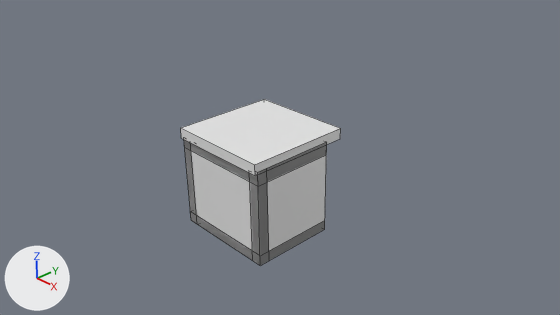
The Blender file Art/oven.blend, before and after one commit.
One viewpoint serves both versions: the file's camera 'Camera'. The lights are fixed; the arrows at lower left show +X, +Y and +Z. Mesh edges are drawn as thin lines.
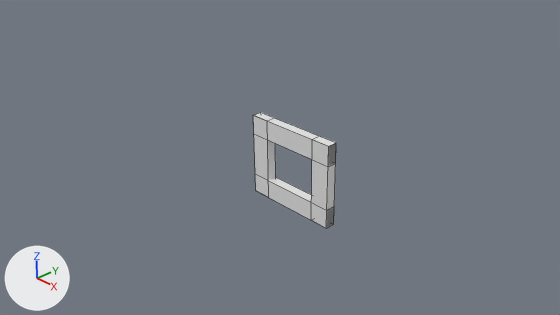
The change in detail:
Object 'Cube.001' (ob_cube_001) now shows me_cube_007 instead of me_cube_008.
Object 'Cube.001' (ob_cube_001) moves from (0.0, -0.15, 0.7) to (0.0, 0.8, 0.55).
Object 'Cube.001' (ob_cube_001) is rescaled from (1.0, 0.8, 0.1) to (1.0, 0.1, 0.2).
Object 'Cube' (ob_cube) now shows me_cube_007 instead of me_cube_008.
Object 'Cube' (ob_cube) moves from (0.0, -0.15, -0.85) to (0.0, 0.8, -0.75).
Object 'Cube' (ob_cube) is rescaled from (1.0, 0.8, 0.1) to (1.0, 0.1, 0.2).
Object 'Cube.007' (ob_cube_007) now shows me_cube_003 instead of me_cube_007.
Object 'Cube.007' (ob_cube_007) moves from (0.0, -0.85, -0.05) to (0.9, -0.15, -0.05).
Object 'Cube.007' (ob_cube_007) is rescaled from (1.0, 0.1, 0.9) to (0.1, 0.8, 0.9).
Object 'Cube.007' (ob_cube_007) is now hidden.
Object 'Cube.004' (ob_cube_004) now shows me_cube_007 instead of me_cube_003.
Object 'Cube.004' (ob_cube_004) moves from (-0.9, -0.15, -0.05) to (-0.8, 0.8, -0.1).
Object 'Cube.004' (ob_cube_004) is rescaled from (0.1, 0.8, 0.9) to (0.2, 0.1, 0.85).
Object 'Cube.006' (ob_cube_006) is now hidden.
Object 'Cube.002' (ob_cube_002) now shows me_cube_007 instead of me_cube_003.
Object 'Cube.002' (ob_cube_002) moves from (0.9, -0.15, -0.05) to (0.8, 0.8, -0.1).
Object 'Cube.002' (ob_cube_002) is rescaled from (0.1, 0.8, 0.9) to (0.2, 0.1, 0.85).

What differs and where, as boxes (x1, y1, x2, y2) in the pictures (560 x 315 px):
'Cube.006', hidden
    before: (181, 99, 341, 176)
'Cube.002', reshaped, moved, rescaled (67% narrower, 26% shorter)
    before: (250, 142, 327, 265)
    after: (311, 136, 336, 227)
'Cube.007', hidden
    before: (184, 141, 269, 266)
'Cube', reshaped, moved, rescaled
    before: (191, 213, 325, 265)
    after: (255, 174, 334, 228)
'Cube.001', reshaped, moved, rescaled
    before: (184, 142, 327, 185)
    after: (253, 116, 336, 166)
'Cube.004', reshaped, moved, rescaled
    before: (184, 140, 197, 224)
    after: (253, 112, 276, 197)
